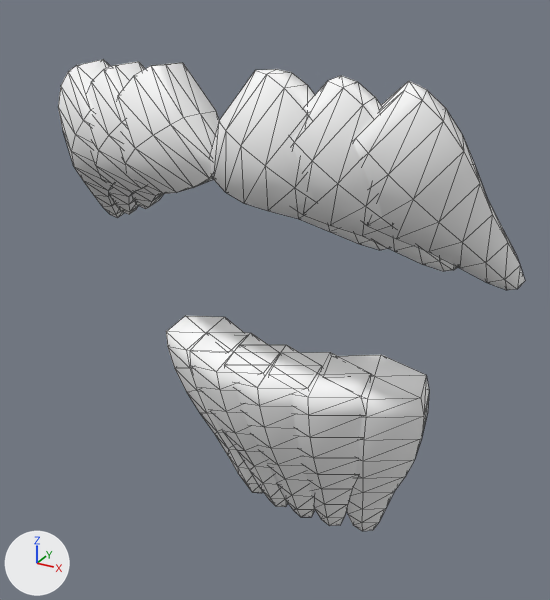
An edit to the glTF model modules/gamer-services/assets/avatars/v3/facial_goatee.female.glb, drawn before and after from the same camera.
Both versions are drawn from a 50 mm lens placed at (0.0775, -0.2857, 1.4664), pointed at (0.0008, -0.1463, 1.3967). Lighting does not change. The marker at lower left points along +X, +Y and +Z. The first picture is the older version. Mesh edges are drawn as thin lines. Vertices at exactly the same position are counted once.

The first picture shows 'facial_goatee'.
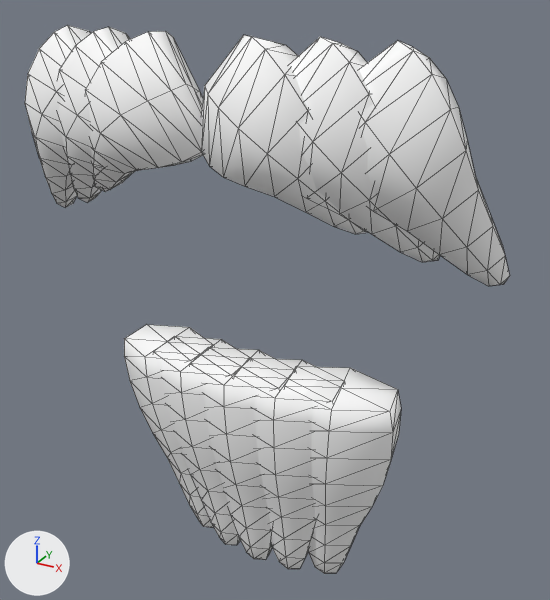
Scene script edits in JSON lines:
```json
{"block": "me_facial_goatee", "where": "# used by ob_facial_goatee; location = (0.0, 0.0, 0.0)"}
{"op": "remove", "block": "me_facial_goatee", "code": "me_facial_goatee.from_pydata(...)  # 616 vertices, 1188 faces; spans x -0.0532..0.0532, y -0.1739..-0.1225, z 1.3211..1.45"}
{"op": "add", "block": "me_facial_goatee", "code": "me_facial_goatee.from_pydata(...)  # 616 vertices, 1188 faces; spans x -0.0535..0.0535, y -0.1792..-0.1464, z 1.3265..1.456"}
{"block": "me_facial_goatee", "change": "me_facial_goatee part 1: the loose piece of 56 vertices spanning x -0.0356..-0.0088, y -0.1466..-0.1225, z 1.3213..1.3816 is multiplied about its middle by the matrix ((0.999, -0.017, 0.017), (0.014, 0.989, 0.143), (-0.014, -0.131, 0.96)), then moved by (0.0003, -0.0213, 0.0059)"}
{"block": "me_facial_goatee", "change": "me_facial_goatee part 2: the loose piece of 56 vertices spanning x -0.024..0.0021, y -0.1517..-0.1246, z 1.3212..1.3818 is multiplied about its middle by the matrix ((1.0, -0.007, 0.015), (0.003, 0.98, 0.198), (-0.012, -0.183, 0.947)), then moved by (-0.0001, -0.0201, 0.0062)"}
{"block": "me_facial_goatee", "change": "me_facial_goatee part 3: the loose piece of 56 vertices spanning x -0.0127..0.0127, y -0.1533..-0.1252, z 1.3211..1.3819 is multiplied about its middle by the matrix ((1.0, 0.0, 0.0), (0.0, 0.976, 0.217), (0.0, -0.203, 0.945)), then moved by (0.0, -0.02, 0.0063)"}
{"block": "me_facial_goatee", "change": "me_facial_goatee part 4: the loose piece of 56 vertices spanning x -0.0021..0.024, y -0.1517..-0.1246, z 1.3212..1.3818 is multiplied about its middle by the matrix ((1.0, 0.007, -0.015), (-0.003, 0.98, 0.198), (0.012, -0.183, 0.947)), then moved by (0.0001, -0.0201, 0.0062)"}
{"block": "me_facial_goatee", "change": "me_facial_goatee part 5: the loose piece of 56 vertices spanning x 0.0088..0.0356, y -0.1466..-0.1225, z 1.3213..1.3816 is multiplied about its middle by the matrix ((0.999, 0.017, -0.017), (-0.014, 0.989, 0.143), (0.014, -0.131, 0.96)), then moved by (-0.0003, -0.0213, 0.0059)"}
{"block": "me_facial_goatee", "change": "me_facial_goatee part 6: 336 of 616 vertices moved; they spanned x -0.0532..0.0532, y -0.1739..-0.1362, z 1.4063..1.45 and now span x -0.0535..0.0535, y -0.1792..-0.1538, z 1.4138..1.456; mean shift (0.0, -0.0085, 0.0065); largest move (0.0521, -0.1391, 1.4071) -> (0.0522, -0.1572, 1.4147)"}
```

What differs and where, as boxes [x1, y1, x2, y2] in the pictures (550 x 600 px; the box of a moved part takes in the faces that stretch with it):
```json
{"object": "facial_goatee", "change": "reshaped", "before": [58, 59, 525, 531], "after": [25, 25, 510, 574], "on screen": "16% taller"}
{"part": 1, "of": "me_facial_goatee", "change": "moved or reshaped", "before": [166, 316, 263, 493], "after": [124, 325, 214, 528]}
{"part": 2, "of": "me_facial_goatee", "change": "moved or reshaped", "before": [190, 332, 288, 507], "after": [153, 336, 251, 545]}
{"part": 3, "of": "me_facial_goatee", "change": "moved or reshaped", "before": [224, 345, 322, 517], "after": [190, 347, 295, 560]}
{"part": 4, "of": "me_facial_goatee", "change": "moved or reshaped", "before": [269, 352, 372, 526], "after": [234, 358, 345, 569]}
{"part": 5, "of": "me_facial_goatee", "change": "moved or reshaped", "before": [338, 355, 429, 531], "after": [285, 366, 401, 574]}
{"part": 6, "of": "me_facial_goatee", "change": "moved or reshaped", "before": [58, 59, 525, 290], "after": [25, 25, 510, 286]}
```
